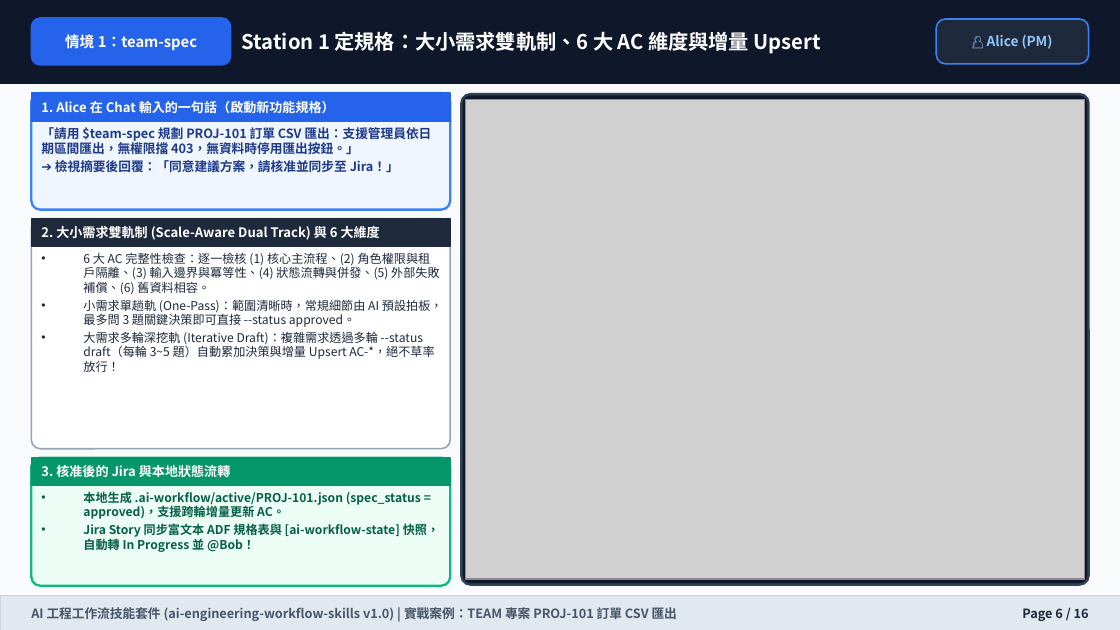
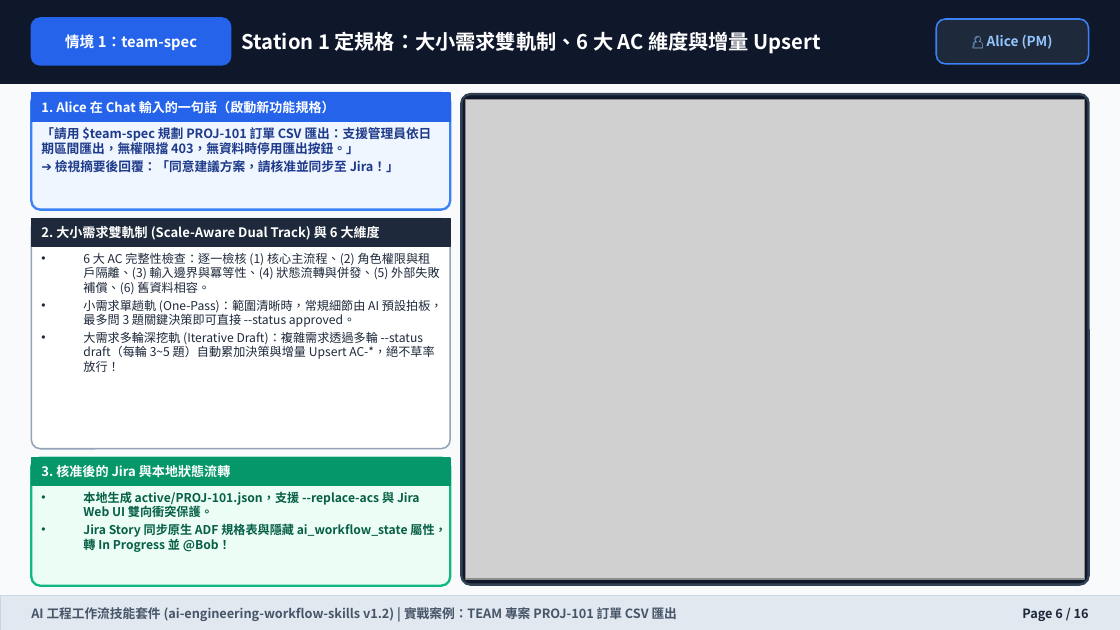
Before and after one commit to wilsonliu123/ai-engineering-workflow-skills, a slide deck: slide 6 of docs/training-manual.pptx. Drawn at 1120x630 pixels with LibreOffice and Linux fonts; fonts in the diff are those of the drawing; grey boxes stand for pictures. Boxes give left, top, right and bottom in pixels: in the first picture for what was removed or moved away, otherwise in the second. Text is boxed around its words. In the diff, an @@ line names an element or a change of style, - is before the commit and + after.

Commit message:
docs: update changelog, README, and training manuals for v1.2.0
- Record v1.1.0 and v1.2.0 release milestones in CHANGELOG.md to capture
  multi-member role pools, bidirectional Jira reconciliation, Qase and
  media sync, QA report mode, living HTML manuals, and run-workflow.
- Refresh README.md and all training manual deliverables (MD, HTML, PDF,
  DOCX, PPTX) so onboarding and operational guides match current v1.2
  skill modes, CLI flags, and governance rules.

```diff
--- a/docs/training-manual.pptx
+++ b/docs/training-manual.pptx
@@ text at (83, 491, 446, 553): text changed @@
-• 本地生成 .ai-workflow/active/PROJ-101.json (spec_status = approved)，支援跨輪增量更新 AC。
-• Jira Story 同步富文本 ADF 規格表與 [ai-workflow-state] 快照，自動轉 In Progress 並 @Bob！
+• 本地生成 active/PROJ-101.json，支援 --replace-acs 與 Jira Web UI 雙向衝突保護。
+• Jira Story 同步原生 ADF 規格表與隱藏 ai_workflow_state 屬性，轉 In Progress 並 @Bob！
@@ text at (31, 604, 677, 621): text changed @@
-AI 工程工作流技能套件 (ai-engineering-workflow-skills v1.0) | 實戰案例：TEAM 專案 PROJ-101 訂單 CSV 匯出
+AI 工程工作流技能套件 (ai-engineering-workflow-skills v1.2) | 實戰案例：TEAM 專案 PROJ-101 訂單 CSV 匯出
```
Also in this commit, not shown: 15 other slides changed, 6 other files.
